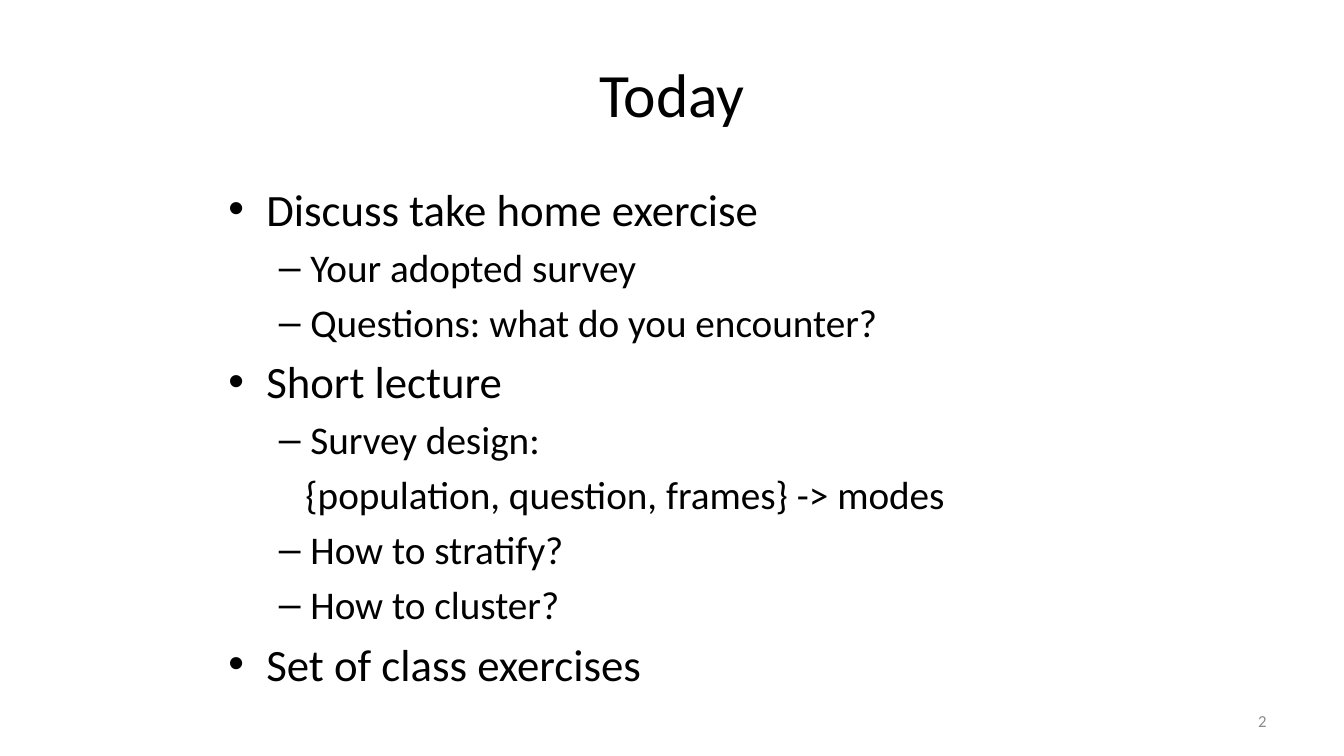
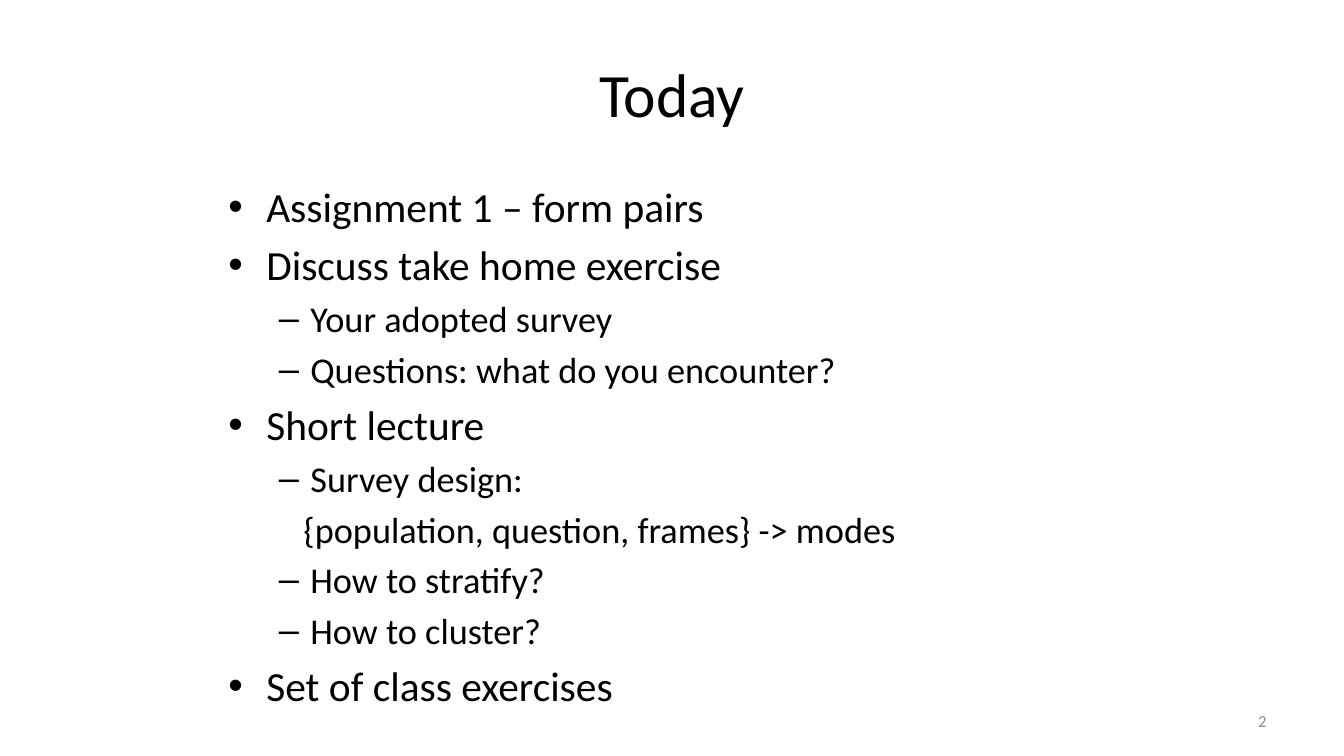
Before and after one commit to peterlugtig/peterlugtig.github.io, a slide deck: slide 2 of static/files/SDA/week5/lecture_week_5.pptx. Drawn at 1344x756 pixels with LibreOffice and Linux fonts; fonts in the diff are those of the drawing. Boxes give left, top, right and bottom in pixels: in the first picture for what was removed or moved away, otherwise in the second. Text is boxed around its words. In the diff, an @@ line names an element or a change of style, - is before the commit and + after.

```diff
--- a/static/files/SDA/week5/lecture_week_5.pptx
+++ b/static/files/SDA/week5/lecture_week_5.pptx
@@ text at (266,193,704,229): paragraph added @@
+• Assignment 1 – form pairs
@@ text at (266,251,895,702): size 32 to 29.6 pt in "Discuss take home exercise", "Short lecture", "Set of class exercises"; size 28 to 25.9 pt in "Your adopted survey", "Questions: what do you encounter?", "Survey design:", "{population, question, frames} -> modes" and 2 more places @@
```
Also in this commit, not shown: 1 other slide changed, 4 other files.
